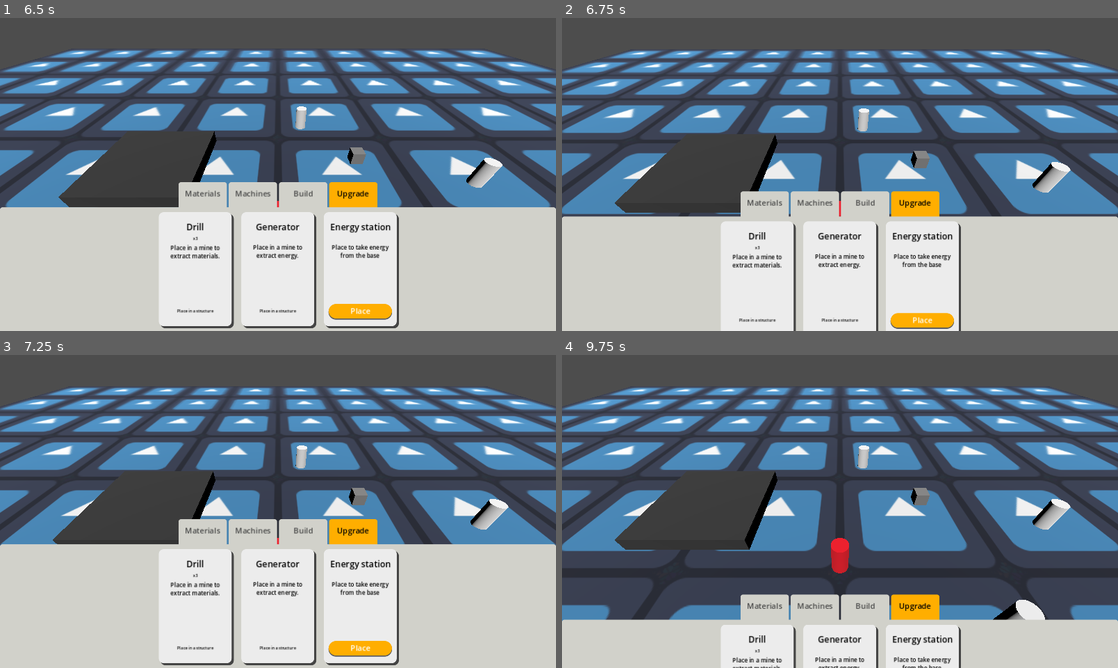
Above: before the commit, frames 1-4 (two rows, left to right).
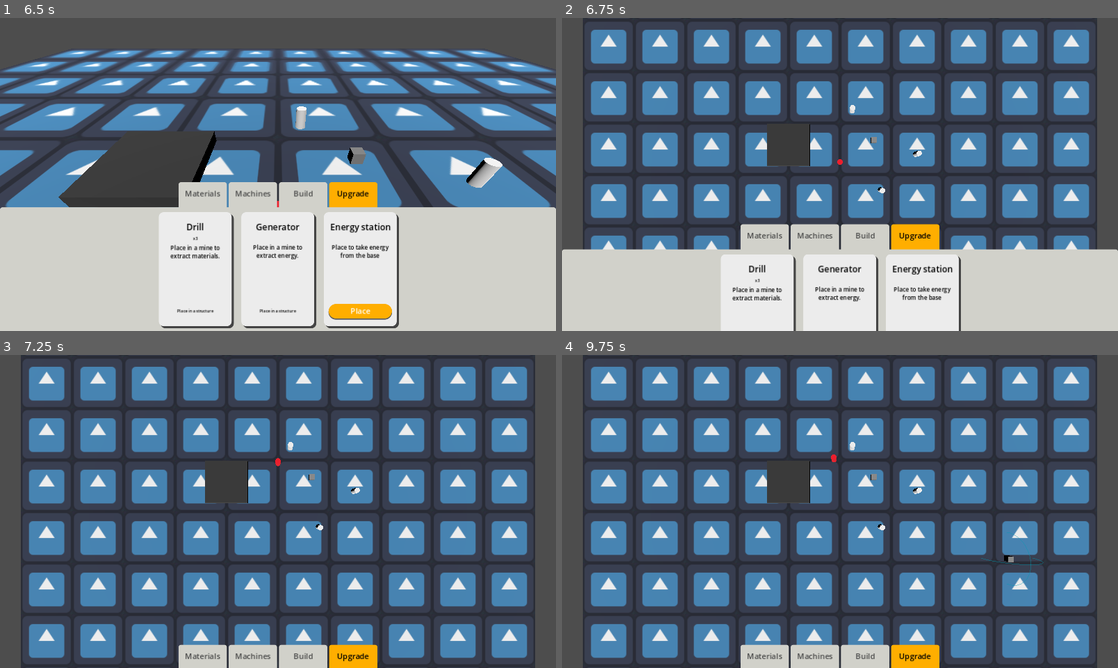
Above: after the commit, the same moments.

Repository: angelR0G/GameOff2024
Game: Godot game, scene res://other_objects/map.tscn
Two runs of this game, one before a commit and one after it. Both use one fixed random seed, a clock stepped at 60 frames per second and the inputs below. The engine's default icon, where the game draws it, is replaced by a stand-in: a white triangle on a blue panel in a dark square.
Inputs (mouse positions are in pixels of both pictures, inside the frame that each line leads up to):
- Up to frame 1 (6.5 s): click "Materials" at 0.5 s; move the mouse to (400, 158) at 1.27 s; press the mouse at (400, 158) at 1.28 s; hold D (right) 1.28-2 s; release the mouse at (400, 158) at 2 s; click "Machines" at 2 s; click "Build" at 2.75 s; click "Upgrade" at 3.5 s; click "Place" at 4.25 s; move the mouse to (166, 190) at 5.02 s; hold Q (back) 5.03-5.78 s; tap E (interact) at 5.1 s; click (166, 190) at 5.3 s; move the mouse to (333, 105) at 5.77 s; press the mouse at (333, 105) at 5.78 s; hold D (right) from 5.78 s (still down)
- Up to frame 2 (6.75 s): tap Enter at 6.5 s; move the mouse to (812, 237) at 6.52 s; release D (right) at 6.53 s; release the mouse at (812, 237) at 6.53 s; hold W (up) from 6.53 s (still down); click (812, 237) at 6.6 s
- Up to frame 3 (7.25 s): keep holding W (up)
- Up to frame 4 (9.75 s): move the mouse to (1006, 558) at 7.27 s; release W (up) at 7.28 s; hold E (interact) 7.28-8.03 s; hold A (left) 7.28-8.78 s; click (1006, 558) at 7.55 s; move the mouse to (673, 464) at 8.02 s; click (673, 464) at 8.1 s; tap Space at 8.75 s; move the mouse to (867, 511) at 8.77 s; press the mouse at (867, 511) at 8.78 s; hold Q (back) 8.78-9.53 s; move the mouse to (756, 433) at 9.52 s; release the mouse at (756, 433) at 9.53 s; hold D (right) from 9.53 s (still down); tap E (interact) at 9.6 s

Frame 1 is identical in both runs. In frame 2, 54% of the frame differs, in the area x 0-100%, y 0-100%; in frame 3, 77%; in frame 4, 69%.

Commit message:
feat: check machine placement at build mode

Diff:
--- a/other_objects/build_mode.gd
+++ b/other_objects/build_mode.gd
@@ -6,6 +6,10 @@
 
 @onready var camera 		:Camera3D= $Camera3D
 @onready var preview_machine: MeshInstance3D = $PreviewMachine
+@onready var area_placement : Area3D = $Area3D
+@onready var collision_shape : CollisionShape3D = $Area3D/CollisionShape3D
+@onready var debug_mesh: MeshInstance3D = $Area3D/MeshInstance3D
+
 
 signal build_mode_exited
 
@@ -23,6 +27,7 @@
 	camera.current = false
 	machine_placed = true
 	build_mode_active = false
+	machine_to_place = null
 	build_mode_exited.emit()
 
 
@@ -31,18 +36,43 @@
 		var mouse_position:Vector2 = get_viewport().get_mouse_position()
 		preview_machine.global_position = Vector3(mouse_position.x, 0, mouse_position.y)
 
-func _input(event: InputEvent) -> void:
+func _unhandled_input(event: InputEvent) -> void:
 	if build_mode_active:
-		if event is InputEventMouseButton:
-			place_machine_at_position(event.position)
+		if event.is_action_pressed("place"):
+			await place_machine_at_position(event.position)
 		if event.is_action_pressed("back"):
 			exit_build_mode()
 
-#TODO: Check if can be placed
-func place_machine_at_position(position:Vector2) -> bool:
-	machine_placed = true
-	var machine :Machine= Player.Instance.machines.remove_machine_by_type(machine_to_place._type)
-	get_tree().root.add_child(machine)
-	machine_to_place.global_position = Vector3(position.x, 0, position.y)
-	exit_build_mode()
+func place_machine_at_position(position2D:Vector2) -> bool:
+	var from := camera.project_ray_origin(position2D)
+	var to := from + camera.project_ray_normal(position2D) * 10000
+	var space := get_world_3d().direct_space_state
+	var rayQuery := PhysicsRayQueryParameters3D.new()
+	rayQuery.from = from
+	rayQuery.to = to
+	rayQuery.collision_mask = 0x2
+	var collision = space.intersect_ray(rayQuery)
+	if collision:
+		if await check_if_can_be_placed(collision.position):
+			var machine :Machine= Player.Instance.machines.remove_machine_by_type(machine_to_place._type)
+			# TODO add to the nav mesh region
+			get_tree().root.add_child(machine)
+			machine_to_place.global_position = collision.position
+			machine_placed = true
+			exit_build_mode()
+			return true
+		return false
+	else:
+		return false
+
+func check_if_can_be_placed(position:Vector3) -> bool:
+	PhysicsServer3D.box_shape_create()
+	area_placement.global_position = position
+	debug_mesh.mesh = collision_shape.shape.get_debug_mesh()
+	await get_tree().physics_frame
+	await get_tree().physics_frame
+	var bodies := area_placement.get_overlapping_bodies()
+	for body:CollisionObject3D in bodies:
+		if body.collision_layer == 0x1 && body.collision_layer != 0x2:
+			return false
 	return true
--- a/other_objects/build_mode.tscn
+++ b/other_objects/build_mode.tscn
@@ -1,6 +1,9 @@
-[gd_scene load_steps=2 format=3 uid="uid://dsbvo77l0003x"]
+[gd_scene load_steps=3 format=3 uid="uid://dsbvo77l0003x"]
 
 [ext_resource type="Script" path="res://other_objects/build_mode.gd" id="1_063hw"]
+
+[sub_resource type="SphereShape3D" id="SphereShape3D_6bnh2"]
+radius = 5.0
 
 [node name="BuildMode" type="Node3D"]
 script = ExtResource("1_063hw")
@@ -9,3 +12,14 @@
 transform = Transform3D(1, 0, 0, 0, -4.37114e-08, 1, 0, -1, -4.37114e-08, 0, 39.6379, 0)
 
 [node name="PreviewMachine" type="MeshInstance3D" parent="."]
+
+[node name="RayCast3D" type="RayCast3D" parent="."]
+
+[node name="Area3D" type="Area3D" parent="."]
+transform = Transform3D(1, 0, 0, 0, 1, 0, 0, 0, 1, 0, 1e+06, 0)
+collision_layer = 4
+
+[node name="CollisionShape3D" type="CollisionShape3D" parent="Area3D"]
+shape = SubResource("SphereShape3D_6bnh2")
+
+[node name="MeshInstance3D" type="MeshInstance3D" parent="Area3D"]
--- a/other_objects/map.tscn
+++ b/other_objects/map.tscn
@@ -22,6 +22,7 @@
 transform = Transform3D(1, 0, 0, 0, 1, 0, 0, 0, 1, 0, 1.37359, 0)
 
 [node name="RigidBody3D" type="StaticBody3D" parent="."]
+collision_layer = 3
 
 [node name="CSGMesh3D" type="CSGMesh3D" parent="RigidBody3D"]
 mesh = SubResource("PlaneMesh_rw2x3")
--- a/project.godot
+++ b/project.godot
@@ -66,6 +66,17 @@
 "events": [Object(InputEventKey,"resource_local_to_scene":false,"resource_name":"","device":-1,"window_id":0,"alt_press …(192 unchanged characters)…
 ]
 }
+place={
+"deadzone": 0.5,
+"events": [Object(InputEventMouseButton,"resource_local_to_scene":false,"resource_name":"","device":-1,"window_id":0,"alt_pressed":false,"shift_pressed":false,"ctrl_pressed":false,"meta_pressed":false,"button_mask":0,"position":Vector2(0, 0),"global_position":Vector2(0, 0),"factor":1.0,"button_index":1,"canceled":false,"pressed":false,"double_click":false,"script":null)
+]
+}
+
+[layer_names]
+
+3d_physics/layer_1="SOLID"
+3d_physics/layer_2="GROUND"
+3d_physics/layer_4="ENERGY"
 
 [rendering]
 
